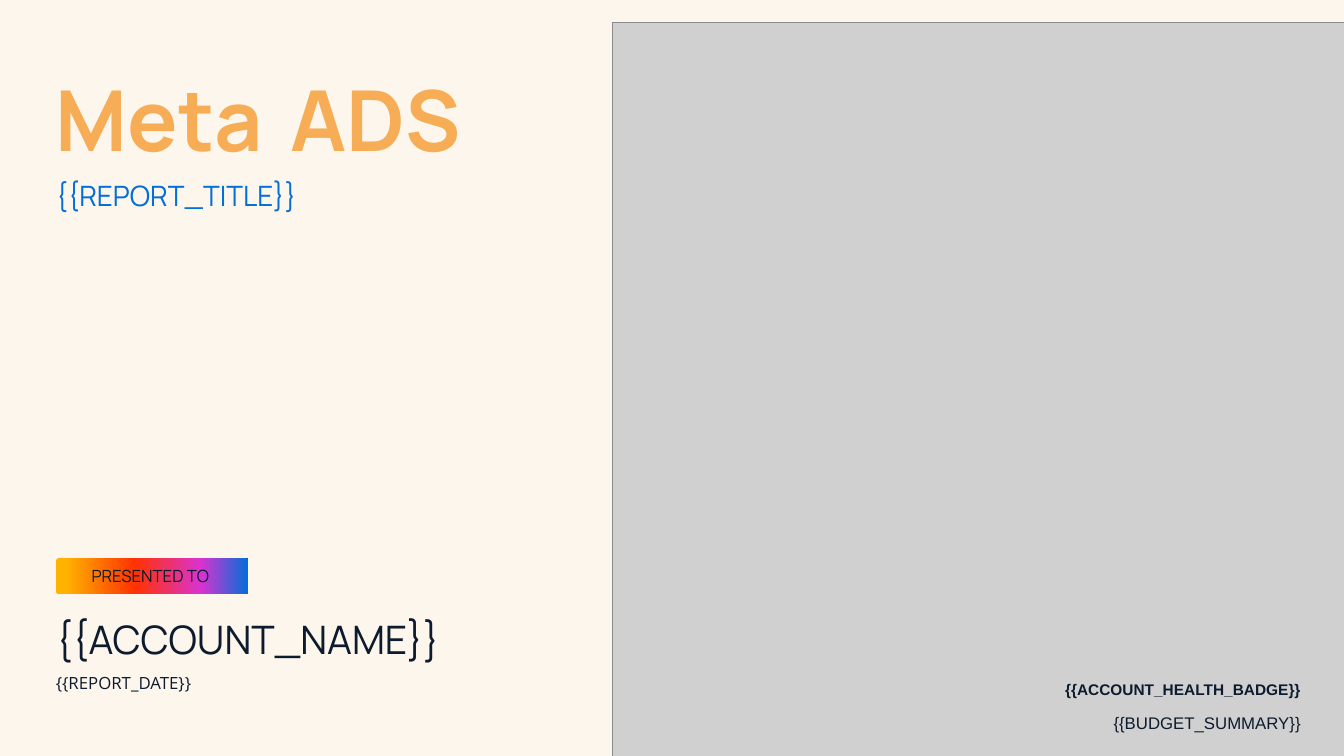
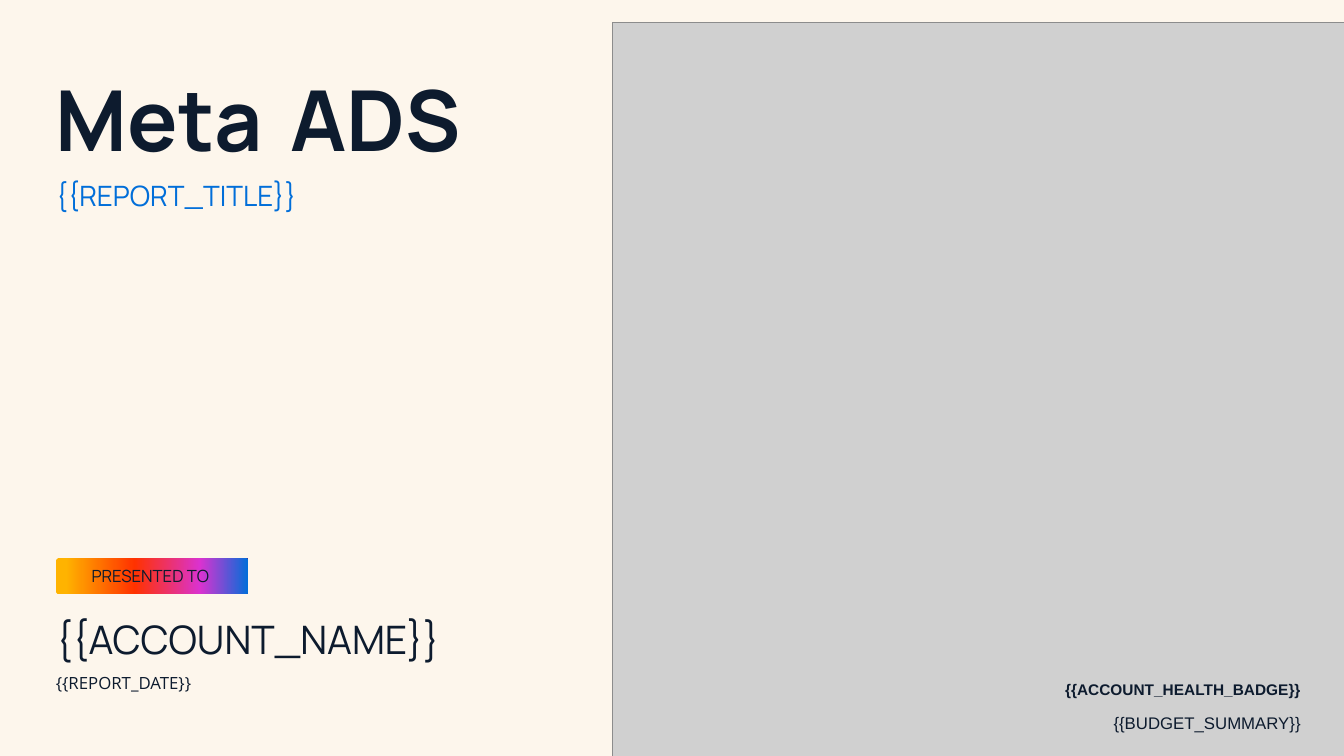
Before and after one commit to nextreport-app/NRE, a slide deck: slide 1 of templates/meta-ads-light.pptx. Drawn at 1344x756 pixels with LibreOffice and Linux fonts; fonts in the diff are those of the drawing; grey boxes stand for pictures; background and template pictures are left out. Boxes give left, top, right and bottom in pixels: in the first picture for what was removed or moved away, otherwise in the second. Text is boxed around its words. In the diff, an @@ line names an element or a change of style, - is before the commit and + after.

```diff
--- a/templates/meta-ads-light.pptx
+++ b/templates/meta-ads-light.pptx
@@ text "Meta ADS" at bbox=[56, 89, 461, 153]: text colour #F6AD55 to #0D1B2E @@
```
Also in this commit, not shown: 3 other slides changed, 32 other files.
